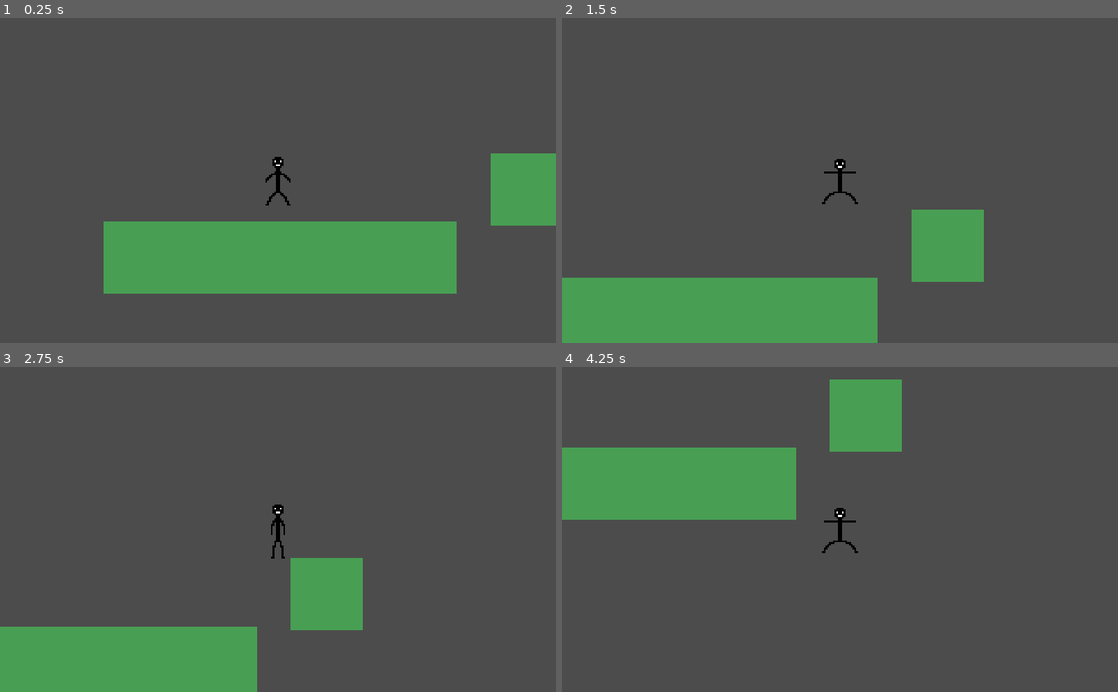
Above: before the commit, frames 1-4 (two rows, left to right).
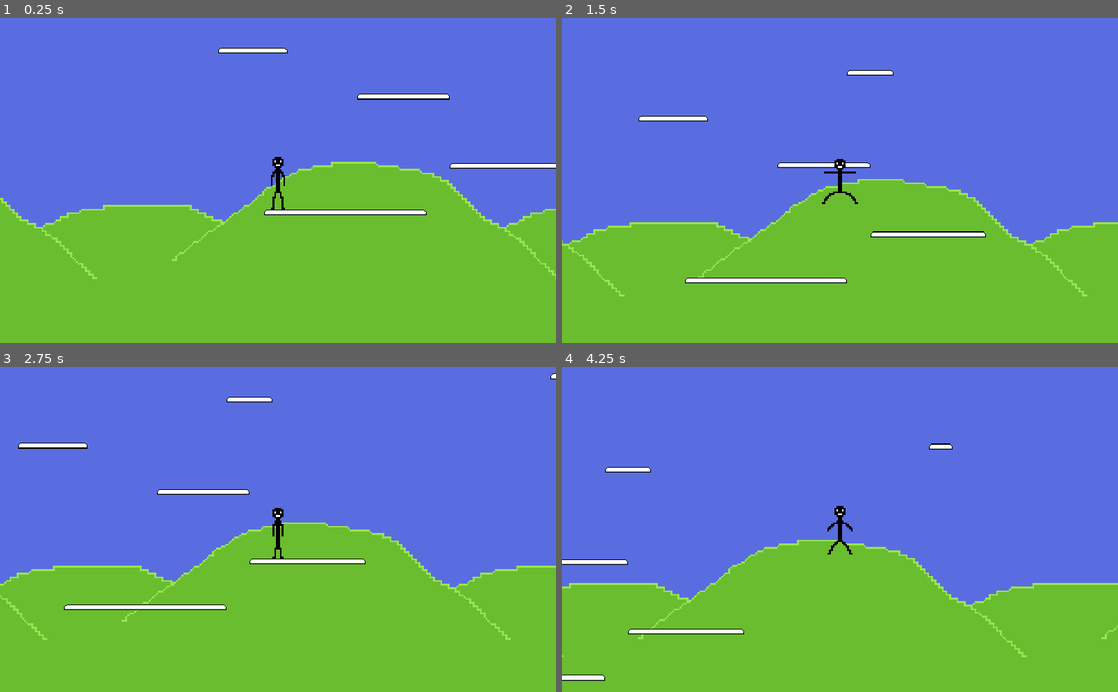
Above: after the commit, the same moments.

Repository: bsu-cs315/P2-Platform-Game
Game: Godot game, scene res://src/scenes/Main.tscn
The game is run twice, just before and just after one commit, with the same random seed, the same clock (stepped at 60 frames per second) and the same inputs.
Inputs:
- Up to frame 1 (0.25 s): no input
- Up to frame 2 (1.5 s): hold Right (ui_right) from 0.53 s (still down); tap Up (ui_up) at 0.77 s
- Up to frame 3 (2.75 s): tap Up (ui_up) at 1.52 s; release Right (ui_right) at 2.03 s; hold Left (ui_left) from 2.03 s (still down)
- Up to frame 4 (4.25 s): release Left (ui_left) at 2.78 s; hold Right (ui_right) from 2.78 s (still down); tap Up (ui_up) at 3.02, 3.77 s

The runs differ from the first frame. In frame 1, 100% of the frame differs, in the area x 0-100%, y 0-100%; in frame 2, 100%; in frame 3, 100%; in frame 4, 100%.

Commit message:
Add better platforms

Diff:
--- /dev/null
+++ b/src/scenes/Background.tscn
@@ -0,0 +1,15 @@
+[gd_scene load_steps=2 format=2]
+
+[ext_resource path="res://assets/hills.png" type="Texture" id=1]
+
+[node name="Background" type="Node2D"]
+
+[node name="ParallaxBackground" type="ParallaxBackground" parent="."]
+follow_viewport_enable = true
+follow_viewport_scale = 0.25
+
+[node name="Sprite" type="Sprite" parent="ParallaxBackground"]
+scale = Vector2( 10, 10 )
+texture = ExtResource( 1 )
+region_enabled = true
+region_rect = Rect2( 0, 0, 2048, 256 )
--- /dev/null
+++ b/src/scenes/Coin.gd
@@ -0,0 +1,16 @@
+extends KinematicBody2D
+
+
+# Declare member variables here. Examples:
+# var a = 2
+# var b = "text"
+
+
+# Called when the node enters the scene tree for the first time.
+func _ready():
+	pass # Replace with function body.
+
+
+# Called every frame. 'delta' is the elapsed time since the previous frame.
+#func _process(delta):
+#	pass
--- /dev/null
+++ b/src/scenes/Coin.tscn
@@ -0,0 +1,16 @@
+[gd_scene load_steps=4 format=2]
+
+[ext_resource path="res://assets/coin.png" type="Texture" id=1]
+[ext_resource path="res://src/scenes/Coin.gd" type="Script" id=2]
+
+[sub_resource type="CircleShape2D" id=1]
+radius = 15.6536
+
+[node name="Coin" type="KinematicBody2D"]
+script = ExtResource( 2 )
+
+[node name="Sprite" type="Sprite" parent="."]
+texture = ExtResource( 1 )
+
+[node name="CollisionShape2D" type="CollisionShape2D" parent="."]
+shape = SubResource( 1 )
--- a/src/scenes/Main.tscn
+++ b/src/scenes/Main.tscn
@@ -1,16 +1,16 @@
-[gd_scene load_steps=3 format=2]
+[gd_scene load_steps=4 format=2]
 
 [ext_resource path="res://src/scenes/Player.tscn" type="PackedScene" id=1]
-[ext_resource path="res://src/scenes/Platform.tscn" type="PackedScene" id=2]
+[ext_resource path="res://src/scenes/Background.tscn" type="PackedScene" id=3]
+[ext_resource path="res://src/scenes/TileMap.tscn" type="PackedScene" id=4]
 
 [node name="Main" type="Node2D"]
 
+[node name="Background" parent="." instance=ExtResource( 3 )]
+scale = Vector2( 5, 5 )
+
+[node name="TileMap" parent="." instance=ExtResource( 4 )]
+tile_data = PoolIntArray( -196583, 0, 0, -131061, 1, 0, -131060, 3, 0, 2, 1, 0, 3, 2, 0, 4, 3, 0, 131080, 1, 0, 131081, 2, 0, 131082, 2, 0, 131083, 3, 0, 327692, 1, 0, 327693, 2, 0, 327694, 2, 0, 327695, 2, 0, 327696, 3, 0, 458756, 1, 0, 458757, 2, 0, 458758, 2, 0, 458759, 2, 0, 458760, 2, 0, 458761, 2, 0, 458762, 3, 0 )
+
 [node name="Player" parent="." instance=ExtResource( 1 )]
-position = Vector2( 262.792, 159.059 )
-
-[node name="Platform" parent="." instance=ExtResource( 2 )]
-position = Vector2( 266, 273 )
-scale = Vector2( 24.397, 5 )
-
-[node name="Platform2" parent="." instance=ExtResource( 2 )]
-position = Vector2( 606.446, 178.643 )
+position = Vector2( 146.975, 183.113 )
--- a/src/scenes/Platform.tscn
+++ /dev/null
@@ -1,19 +0,0 @@
-[gd_scene load_steps=2 format=2]
-
-[sub_resource type="RectangleShape2D" id=1]
-
-[node name="Platform" type="KinematicBody2D"]
-scale = Vector2( 5, 5 )
-
-[node name="ColorRect" type="ColorRect" parent="."]
-margin_left = -10.0
-margin_top = -10.0
-margin_right = 10.0
-margin_bottom = 10.0
-color = Color( 0.286275, 0.627451, 0.329412, 1 )
-__meta__ = {
-"_edit_use_anchors_": false
-}
-
-[node name="CollisionShape2D" type="CollisionShape2D" parent="."]
-shape = SubResource( 1 )
--- /dev/null
+++ b/src/scenes/TileMap.tscn
@@ -0,0 +1,106 @@
+[gd_scene load_steps=7 format=2]
+
+[ext_resource path="res://assets/tilemap.png" type="Texture" id=1]
+
+[sub_resource type="ConvexPolygonShape2D" id=1]
+points = PoolVector2Array( 0.114431, 2.99461, 2.98109, 0, 28.9974, 0, 31.9181, 2.99461, 31.9722, 7.97069, 0, 8.02478 )
+
+[sub_resource type="ConvexPolygonShape2D" id=2]
+points = PoolVector2Array( 0.0262718, 2.98109, 3.10928, 0, 32, 0.0062561, 31.9922, 7.95717, 0, 7.95717 )
+
+[sub_resource type="ConvexPolygonShape2D" id=3]
+points = PoolVector2Array( 0.0462799, 0, 32, 0.0062561, 32, 7.95717, 0, 7.95717 )
+
+[sub_resource type="ConvexPolygonShape2D" id=4]
+points = PoolVector2Array( 0.012207, 0.0062542, 28.9492, 0.0062542, 32, 2.98108, 31.9781, 7.95717, 0, 7.95717 )
+
+[sub_resource type="TileSet" id=5]
+0/name = "tilemap.png 0"
+0/texture = ExtResource( 1 )
+0/tex_offset = Vector2( 0, 0 )
+0/modulate = Color( 1, 1, 1, 1 )
+0/region = Rect2( 0, 0, 32, 32 )
+0/tile_mode = 0
+0/occluder_offset = Vector2( 0, 0 )
+0/navigation_offset = Vector2( 0, 0 )
+0/shape_offset = Vector2( 0, 0 )
+0/shape_transform = Transform2D( 1, 0, 0, 1, 0, 0 )
+0/shape = SubResource( 1 )
+0/shape_one_way = true
+0/shape_one_way_margin = 1.0
+0/shapes = [ {
+"autotile_coord": Vector2( 0, 0 ),
+"one_way": true,
+"one_way_margin": 1.0,
+"shape": SubResource( 1 ),
+"shape_transform": Transform2D( 1, 0, 0, 1, 0, 0 )
+} ]
+0/z_index = 0
+1/name = "tilemap.png 1"
+1/texture = ExtResource( 1 )
+1/tex_offset = Vector2( 0, 0 )
+1/modulate = Color( 1, 1, 1, 1 )
+1/region = Rect2( 32, 0, 32, 32 )
+1/tile_mode = 0
+1/occluder_offset = Vector2( 0, 0 )
+1/navigation_offset = Vector2( 0, 0 )
+1/shape_offset = Vector2( 0, 0 )
+1/shape_transform = Transform2D( 1, 0, 0, 1, 0, 0 )
+1/shape = SubResource( 2 )
+1/shape_one_way = true
+1/shape_one_way_margin = 1.0
+1/shapes = [ {
+"autotile_coord": Vector2( 0, 0 ),
+"one_way": true,
+"one_way_margin": 1.0,
+"shape": SubResource( 2 ),
+"shape_transform": Transform2D( 1, 0, 0, 1, 0, 0 )
+} ]
+1/z_index = 0
+2/name = "tilemap.png 2"
+2/texture = ExtResource( 1 )
+2/tex_offset = Vector2( 0, 0 )
+2/modulate = Color( 1, 1, 1, 1 )
+2/region = Rect2( 64, 0, 32, 32 )
+2/tile_mode = 0
+2/occluder_offset = Vector2( 0, 0 )
+2/navigation_offset = Vector2( 0, 0 )
+2/shape_offset = Vector2( 0, 0 )
+2/shape_transform = Transform2D( 1, 0, 0, 1, 0, 0 )
+2/shape = SubResource( 3 )
+2/shape_one_way = true
+2/shape_one_way_margin = 1.0
+2/shapes = [ {
+"autotile_coord": Vector2( 0, 0 ),
+"one_way": true,
+"one_way_margin": 1.0,
+"shape": SubResource( 3 ),
+"shape_transform": Transform2D( 1, 0, 0, 1, 0, 0 )
+} ]
+2/z_index = 0
+3/name = "tilemap.png 3"
+3/texture = ExtResource( 1 )
+3/tex_offset = Vector2( 0, 0 )
+3/modulate = Color( 1, 1, 1, 1 )
+3/region = Rect2( 96, 0, 32, 32 )
+3/tile_mode = 0
+3/occluder_offset = Vector2( 0, 0 )
+3/navigation_offset = Vector2( 0, 0 )
+3/shape_offset = Vector2( 0, 0 )
+3/shape_transform = Transform2D( 1, 0, 0, 1, 0, 0 )
+3/shape = SubResource( 4 )
+3/shape_one_way = true
+3/shape_one_way_margin = 1.0
+3/shapes = [ {
+"autotile_coord": Vector2( 0, 0 ),
+"one_way": true,
+"one_way_margin": 1.0,
+"shape": SubResource( 4 ),
+"shape_transform": Transform2D( 1, 0, 0, 1, 0, 0 )
+} ]
+3/z_index = 0
+
+[node name="TileMap" type="TileMap"]
+tile_set = SubResource( 5 )
+cell_size = Vector2( 32, 32 )
+format = 1
Binary file added: assets/coin.png
Not shown, added: assets/coin.png.import
Binary file added: assets/hills.png
Not shown, added: assets/hills.png.import
Binary file added: assets/tilemap.png
Not shown, added: assets/tilemap.png.import
